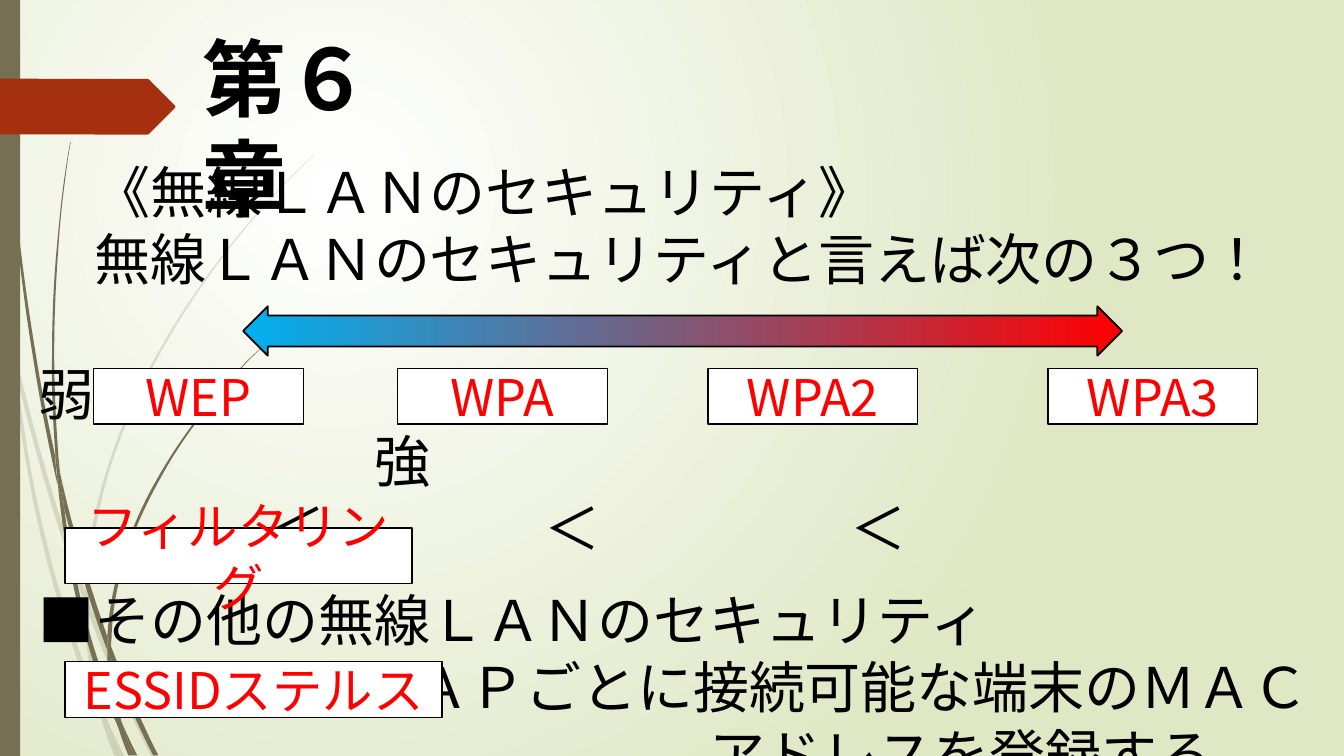
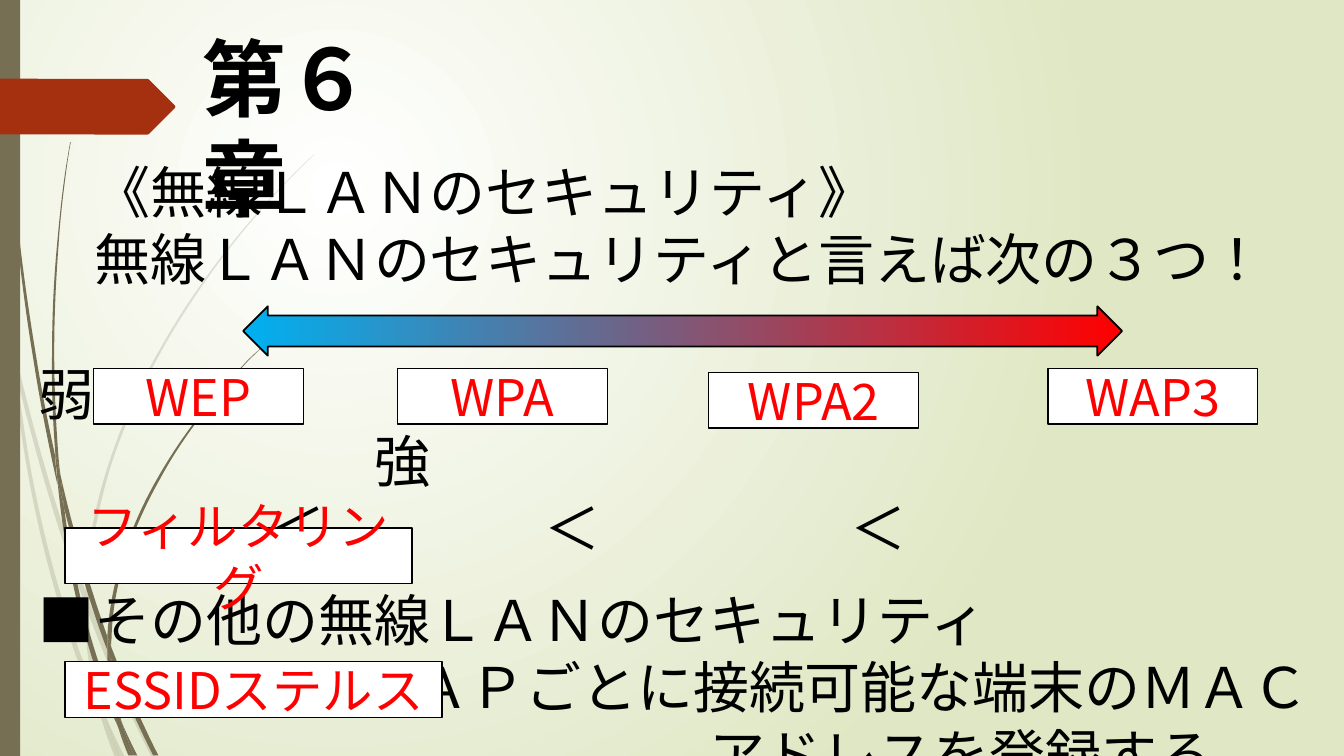
Before and after one commit to nkd10121/keep, a slide deck: slide 23 of 09_コンピュータ概論/02_学生用PPT_Chapter6-.pptx. Drawn at 1344x756 pixels with LibreOffice and Linux fonts; fonts in the diff are those of the drawing. Boxes give left, top, right and bottom in pixels: in the first picture for what was removed or moved away, otherwise in the second. Text is boxed around its words. In the diff, an @@ line names an element or a change of style, - is before the commit and + after.

```diff
--- a/09_コンピュータ概論/02_学生用PPT_Chapter6-.pptx
+++ b/09_コンピュータ概論/02_学生用PPT_Chapter6-.pptx
@@ rectangle "WPA2" moved from (x1=708, y1=368, x2=918, y2=423) to (x1=709, y1=373, x2=919, y2=429) @@
@@ text in rectangle at (x1=1085, y1=365, x2=1220, y2=429): text changed @@
-WPA3
+WAP3
```
Also in this commit, not shown: 4 other slides changed, 1 other file.
